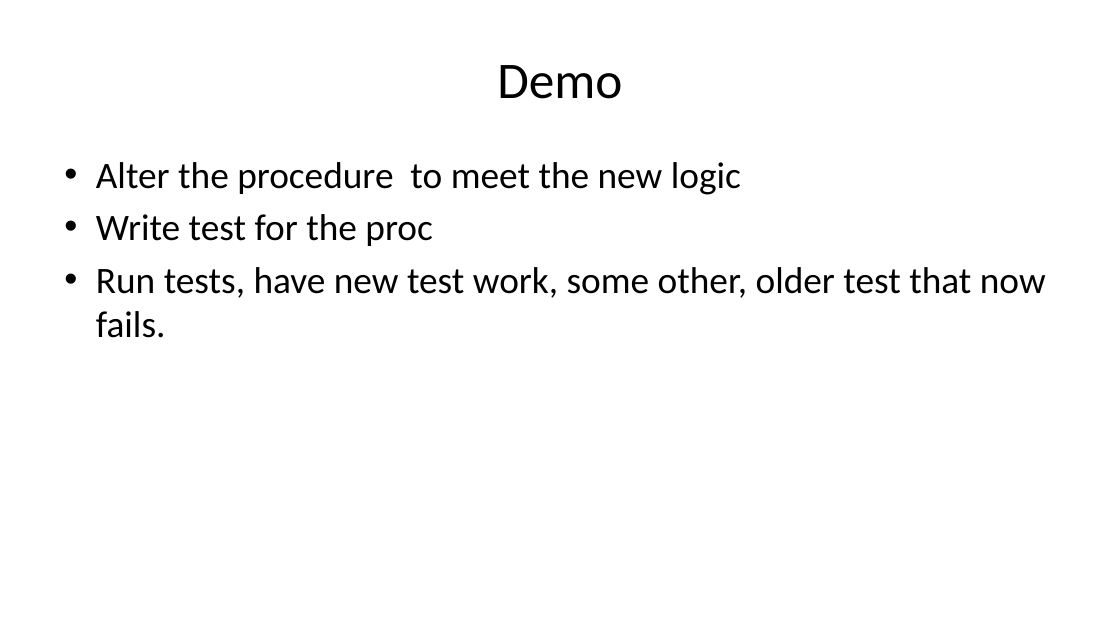
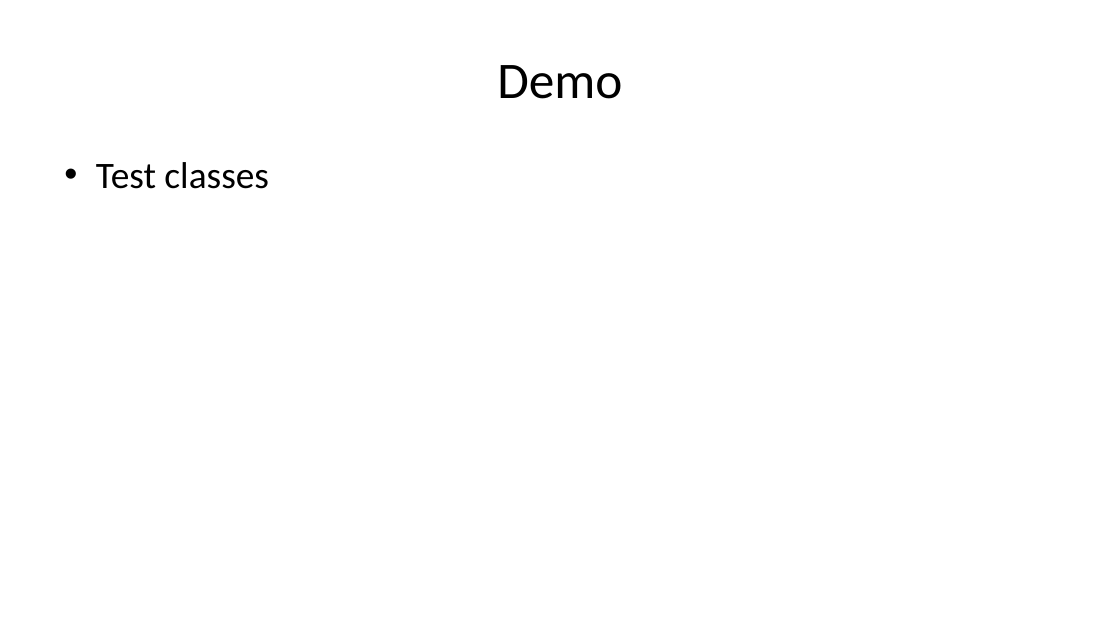
Before and after one commit to way0utwest/TestingTSQL, a slide deck: slide 28 of DB-Delivery-Get-Testing-TSQL.pptx (slide 23 before the commit). Drawn at 1120x630 pixels with LibreOffice and Linux fonts; fonts in the diff are those of the drawing. Boxes give left, top, right and bottom in pixels: in the first picture for what was removed or moved away, otherwise in the second. Text is boxed around its words. In the diff, an @@ line names an element or a change of style, - is before the commit and + after.

```diff
--- a/DB-Delivery-Get-Testing-TSQL.pptx
+++ b/DB-Delivery-Get-Testing-TSQL.pptx
@@ text at (96, 162, 269, 189): text changed @@
-• Alter the procedure to meet the new logic
-• Write test for the proc
-• Run tests, have new test work, some other, older test that now fails.
+• Test classes
```
Also in this commit, not shown: 9 other slides changed, 6 slides added, 6 slides removed.
